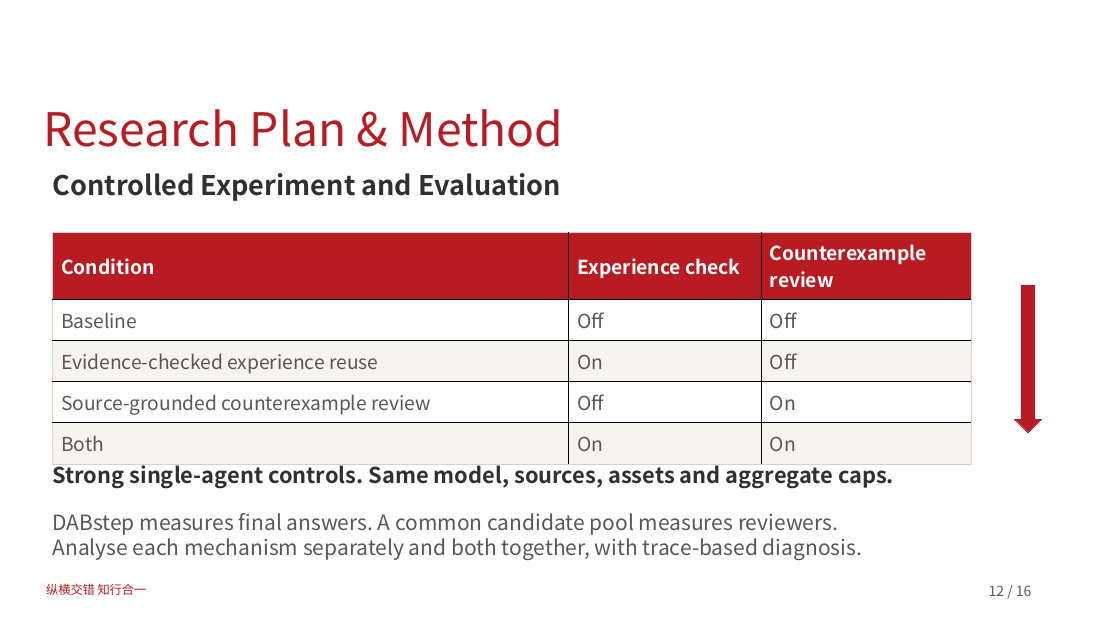
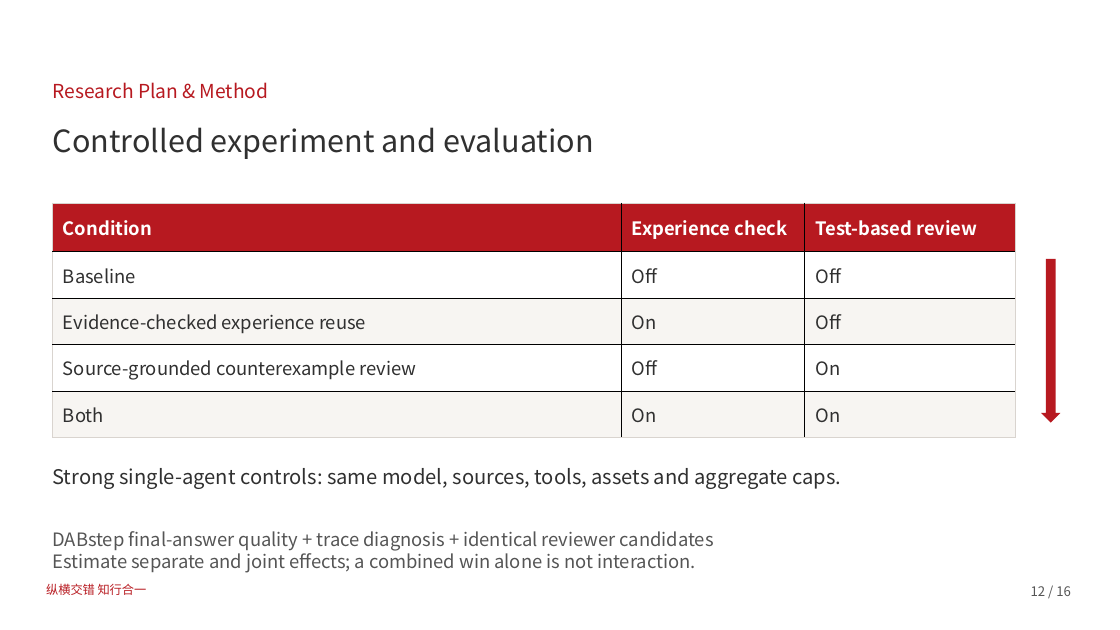
Before and after one commit to dushamishkin/mib-thesis, a slide deck: slide 12 of proposal/defense/Mikhail_Dushkin_Proposal_Defense.pptx. Drawn at 1120x630 pixels with LibreOffice and Linux fonts; fonts in the diff are those of the drawing; background and template pictures are left out. Boxes give left, top, right and bottom in pixels: in the first picture for what was removed or moved away, otherwise in the second. Text is boxed around its words. In the diff, an @@ line names an element or a change of style, - is before the commit and + after.

```diff
--- a/proposal/defense/Mikhail_Dushkin_Proposal_Defense.pptx
+++ b/proposal/defense/Mikhail_Dushkin_Proposal_Defense.pptx
@@ text "Research Plan & Method": place and size @@
-text "Research Plan & Method" at bbox=[44, 109, 564, 147]
+text "Research Plan & Method" at bbox=[53, 82, 268, 99]
@@ text "Research Plan & Method" at bbox=[53, 82, 268, 99]: size 39.6 to 16.5 pt, text colour #B81C22 to #B71920; line spacing 0.9 to 1; vertical alignment bottom to top @@
@@ text at bbox=[53, 127, 594, 159]: text changed; size 23.2 to 26.2 pt; bold off @@
-Controlled Experiment and Evaluation
+Controlled experiment and evaluation
@@ table at bbox=[52, 203, 1015, 438] @@
-row 1, column 3: Counterexample review
+row 1, column 3: Test-based review
@@ fill #B81C22 to #B71920 in row 1 @@
@@ fill #F7F3EE to #F7F5F2 in 6 cells @@
@@ size 16.5 to 15.8 pt in "Condition", "Experience check", "Baseline", "Off" and 10 more places @@
@@ text colour #575757 to #303030 in "Baseline", "Off", "Off", "Evidence-checked experience reuse" and 8 more places @@
@@ borders changed @@
@@ table: place and size @@
-table at bbox=[52, 232, 971, 455]
+table at bbox=[52, 203, 1015, 438]
@@ down arrow: place and size @@
-down arrow at bbox=[1015, 286, 1041, 433]
+down arrow at bbox=[1042, 259, 1061, 423]
@@ down arrow at bbox=[1042, 259, 1061, 423]: fill #B81C22 to #B71920; outline #B81C22 0 pt to none @@
@@ text at bbox=[53, 468, 841, 489]: text changed; size 18.8 to 17.2 pt; bold off @@
-Strong single-agent controls. Same model, sources, assets and aggregate caps.
+Strong single-agent controls: same model, sources, tools, assets and aggregate caps.
@@ text removed at bbox=[53, 513, 862, 560] @@
-DABstep measures final answers. A common candidate pool measures reviewers.
-Analyse each mechanism separately and both together, with trace-based diagnosis.
@@ text added at bbox=[53, 531, 714, 573], 15.8 pt, text #555555 @@
+DABstep final-answer quality + trace diagnosis + identical reviewer candidates
+Estimate separate and joint effects; a combined win alone is not interaction.
@@ text "12 / 16" at bbox=[1031, 586, 1071, 596]: size 12 to 11.2 pt, text colour #575757 to #555555; alignment left to right @@
```
Also in this commit, not shown: 13 other slides changed, 1 slide added, 1 slide removed, 7 other files.
